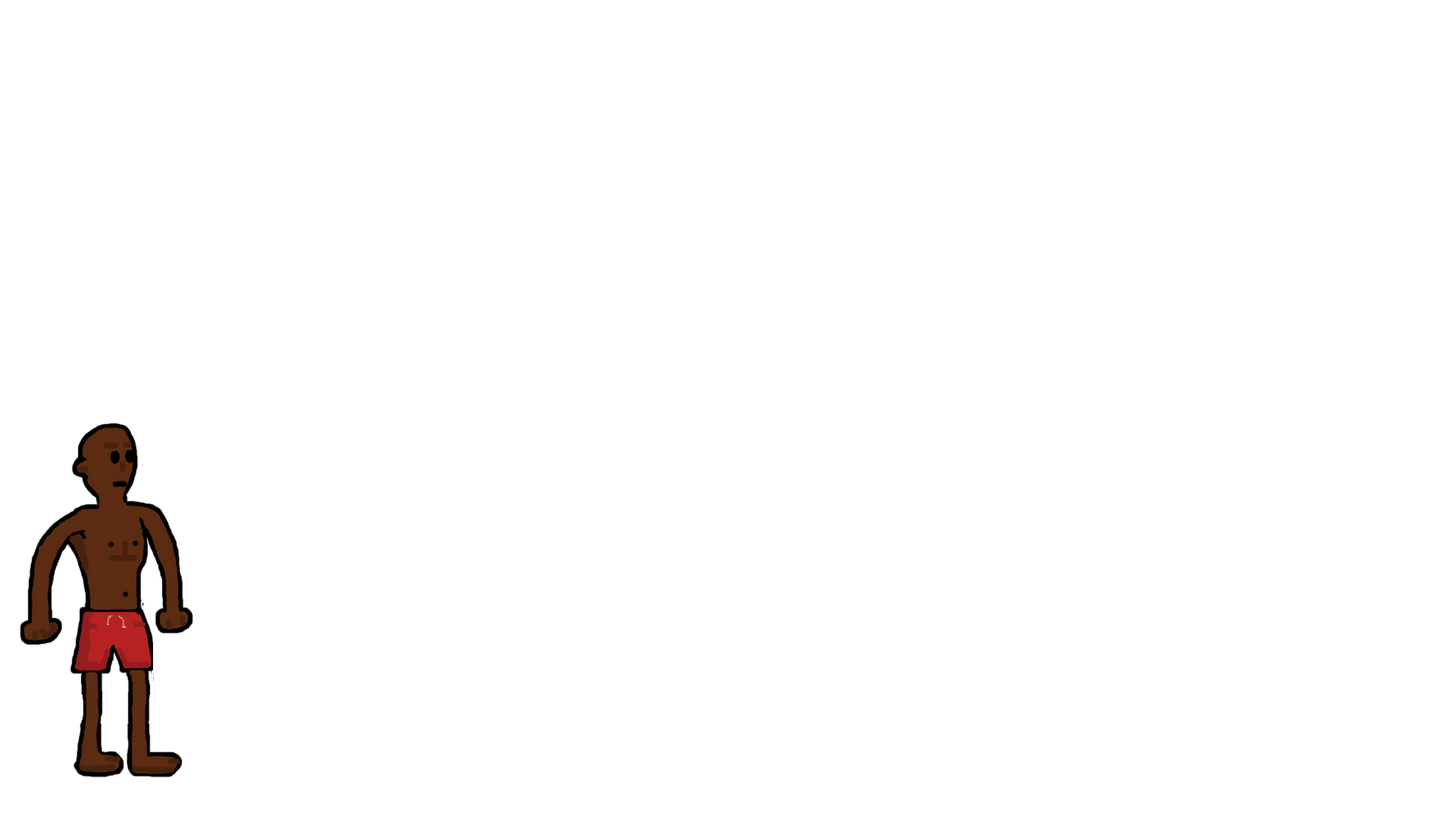
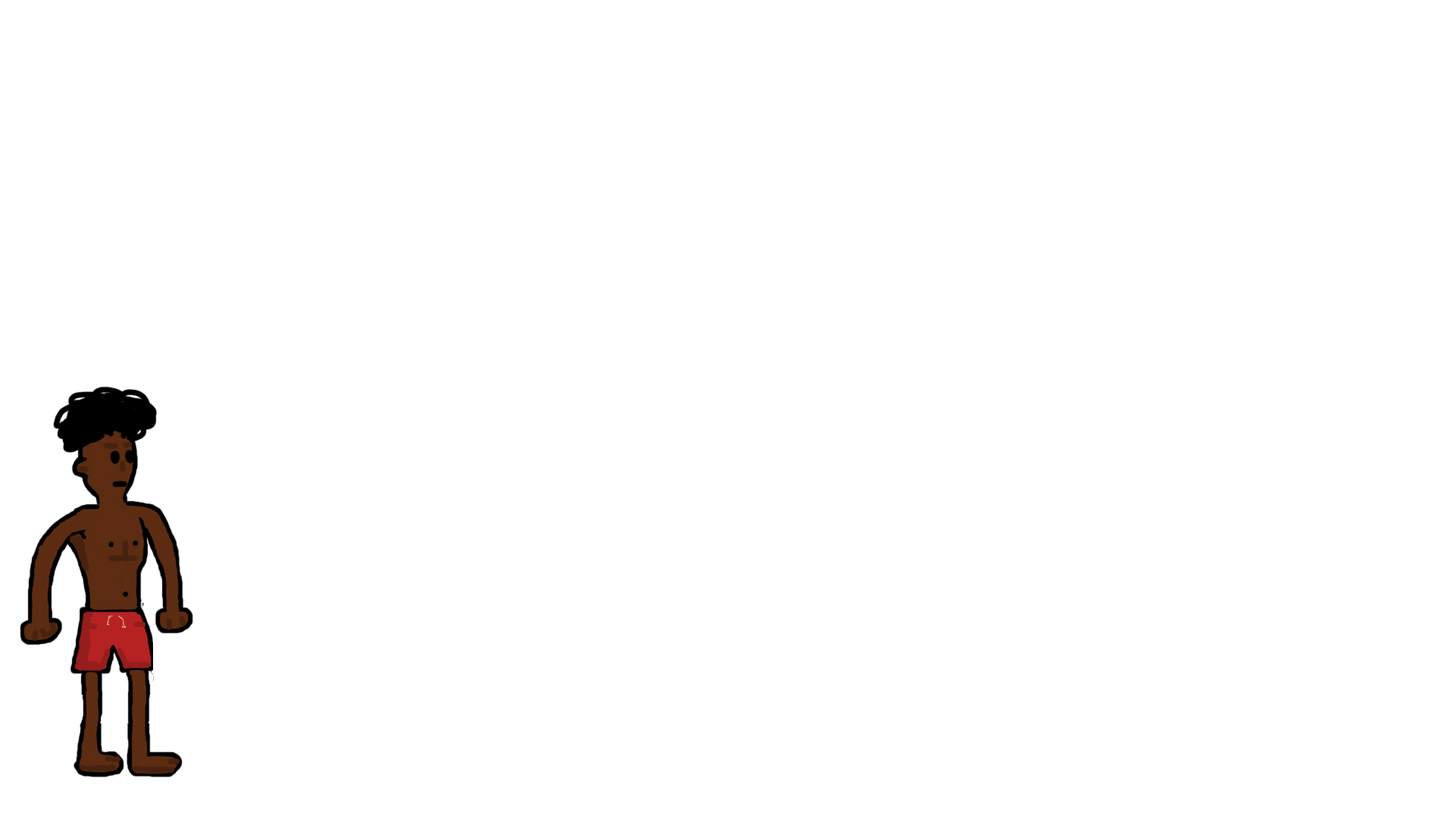
The second (1455, 819) image is a revision of the first. Changes to its layers:
added layer "Layer 2" above "Layer 1" over [53, 385, 158, 454]
